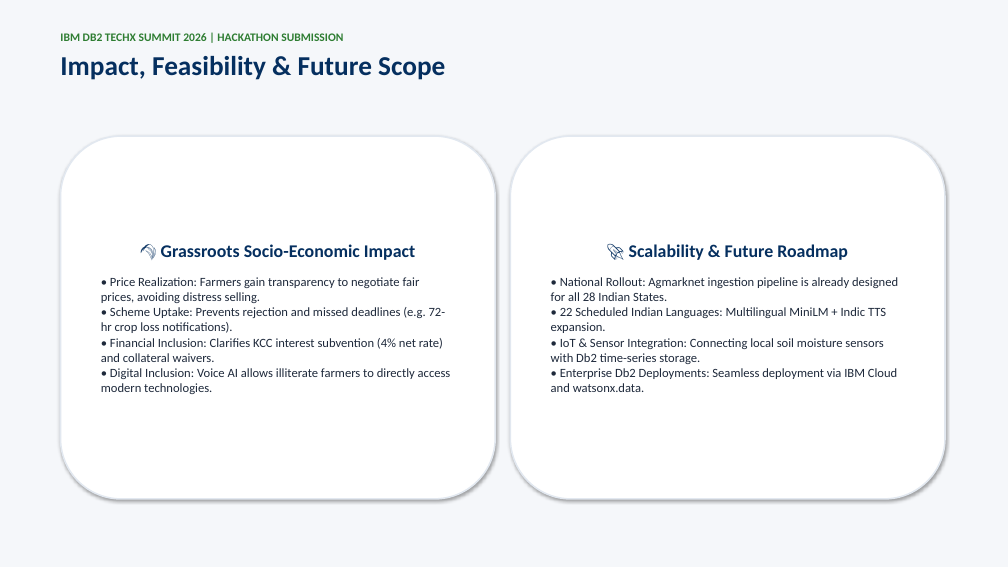
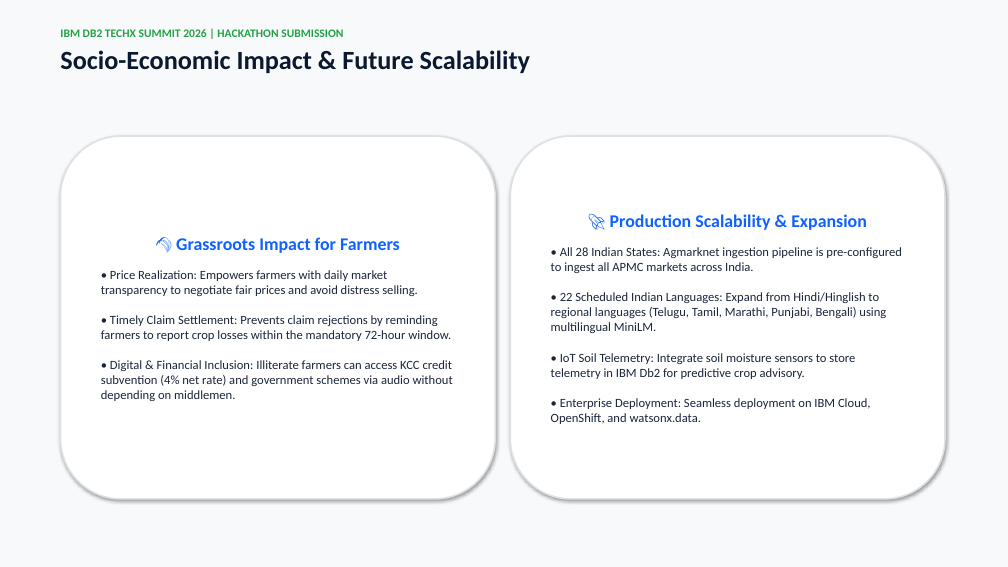
Before and after one commit to KunalGolaIBM/IBM_Db2_TechX_Project_Submission, a slide deck: slide 11 of submissions/kisan-mitra/docs/Kisan_Mitra_IBM_Db2_Presentation.pptx (slide 9 before the commit). Drawn at 1008x567 pixels with LibreOffice and Linux fonts; fonts in the diff are those of the drawing. Boxes give left, top, right and bottom in pixels: in the first picture for what was removed or moved away, otherwise in the second. Text is boxed around its words. In the diff, an @@ line names an element or a change of style, - is before the commit and + after.

Commit message:
docs: upgrade to high-impact interactive 12-slide presentation with UI mockup and clickable links

```diff
--- a/submissions/kisan-mitra/docs/Kisan_Mitra_IBM_Db2_Presentation.pptx
+++ b/submissions/kisan-mitra/docs/Kisan_Mitra_IBM_Db2_Presentation.pptx
@@ rectangle at (0,0,1008,567): fill #F5F7FA to #F8F9FA @@
@@ text at (60,29,343,37): text colour #2E7D32 to #24A148 in "IBM DB2 TECHX SUMMIT 2026 | HACKATHON ..." @@
@@ text at (60,50,530,73): text changed; size 26 to 25 pt; text colour #052F5F to #0A192F @@
-Impact, Feasibility & Future Scope
+Socio-Economic Impact & Future Scalability
@@ rounded rectangle "🌾 Grassroots Impact for Farmers" at (60,136,495,499): outline #E2E8F0 1.5 pt to #DEE2E6 1.5 pt @@
@@ rounded rectangle "🚀 Production Scalability & Expansion" at (510,136,945,499): outline #E2E8F0 1.5 pt to #DEE2E6 1.5 pt @@
@@ text in rounded rectangle at (101,237,453,401): text changed; text colour #1E293B to #1B263B @@
-🌾 Grassroots Socio-Economic Impact
-• Price Realization: Farmers gain transparency to negotiate fair prices, avoiding distress selling.
-• Scheme Uptake: Prevents rejection and missed deadlines (e.g. 72-hr crop loss notifications).
-• Financial Inclusion: Clarifies KCC interest subvention (4% net rate) and collateral waivers.
-• Digital Inclusion: Voice AI allows illiterate farmers to directly access modern technologies.
+🌾 Grassroots Impact for Farmers
+• Price Realization: Empowers farmers with daily market transparency to negotiate fair prices and avoid distress selling.
+• Timely Claim Settlement: Prevents claim rejections by reminding farmers to report crop losses within the mandatory 72-hour window.
+• Digital & Financial Inclusion: Illiterate farmers can access KCC credit subvention (4% net rate) and government schemes via audio without depending on middlemen.
@@ text in rounded rectangle at (551,214,902,424): text changed; text colour #1E293B to #1B263B @@
-🚀 Scalability & Future Roadmap
-• National Rollout: Agmarknet ingestion pipeline is already designed for all 28 Indian States.
-• 22 Scheduled Indian Languages: Multilingual MiniLM + Indic TTS expansion.
-• IoT & Sensor Integration: Connecting local soil moisture sensors with Db2 time-series storage.
-• Enterprise Db2 Deployments: Seamless deployment via IBM Cloud and watsonx.data.
+🚀 Production Scalability & Expansion
+• All 28 Indian States: Agmarknet ingestion pipeline is pre-configured to ingest all APMC markets across India.
+• 22 Scheduled Indian Languages: Expand from Hindi/Hinglish to regional languages (Telugu, Tamil, Marathi, Punjabi, Bengali) using multilingual MiniLM.
+• IoT Soil Telemetry: Integrate soil moisture sensors to store telemetry in IBM Db2 for predictive crop advisory.
+• Enterprise Deployment: Seamless deployment on IBM Cloud, OpenShift, and watsonx.data.
```
Also in this commit, not shown: 7 other slides changed, 4 slides added, 2 slides removed.
